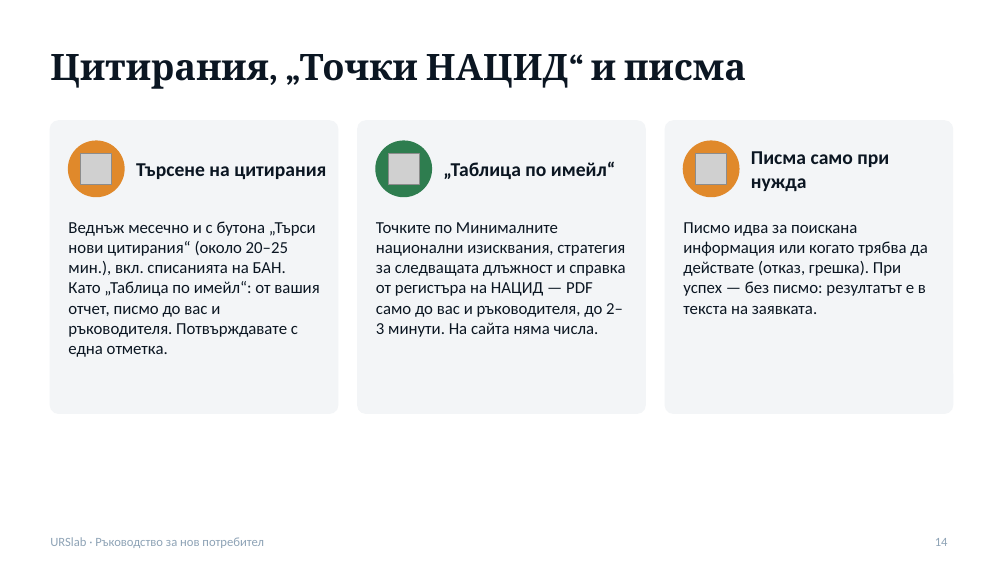
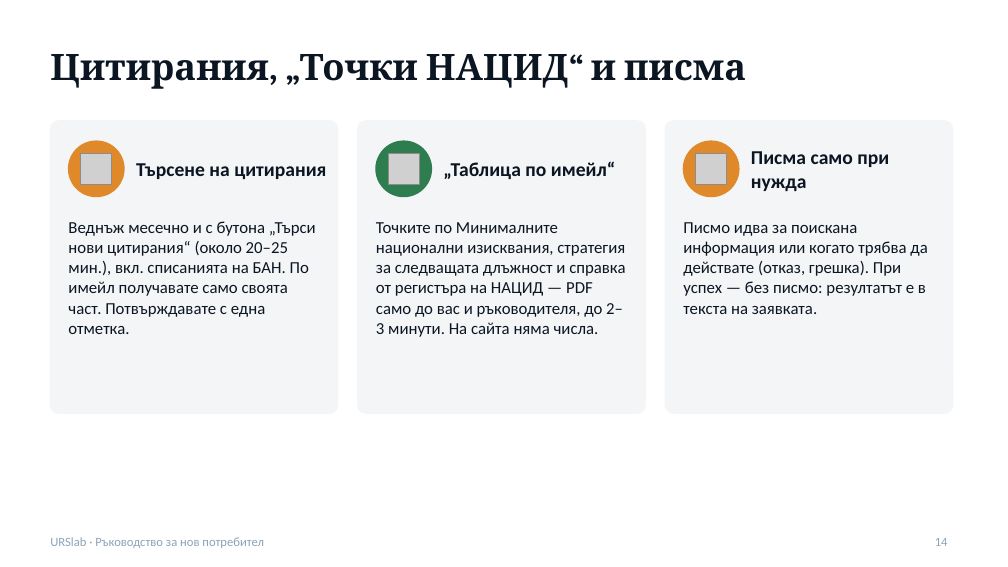
Before and after one commit to urslab-irbas/urslab-site, a slide deck: slide 14 of public/docs/URSlab-rakovodstvo.pptx. Drawn at 1008x567 pixels with LibreOffice and Linux fonts; fonts in the diff are those of the drawing; grey boxes stand for pictures. Boxes give left, top, right and bottom in pixels: in the first picture for what was removed or moved away, otherwise in the second. Text is boxed around its words. In the diff, an @@ line names an element or a change of style, - is before the commit and + after.

```diff
--- a/public/docs/URSlab-rakovodstvo.pptx
+++ b/public/docs/URSlab-rakovodstvo.pptx
@@ text at [68, 221, 316, 334]: text changed @@
-Веднъж месечно и с бутона „Търси нови цитирания“ (около 20–25 мин.), вкл. списанията на БАН. Като „Таблица по имейл“: от вашия отчет, писмо до вас и ръководителя. Потвърждавате с една отметка.
+Веднъж месечно и с бутона „Търси нови цитирания“ (около 20–25 мин.), вкл. списанията на БАН. По имейл получавате само своята част. Потвърждавате с една отметка.
```
Also in this commit, not shown: 11 other files.
